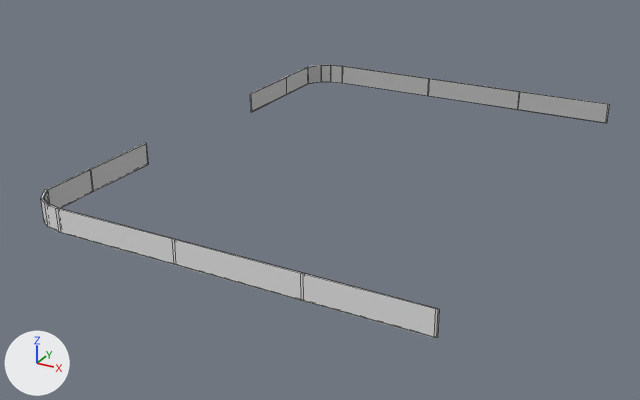
A saved change to the Blender file Assets/Models/publicity_boards.blend.
Rendered twice from a 50 mm camera at (40.5, -45.9, 19.9) aimed at (16.3, -2.0, -2.0). Every picture has the same lights, and +X, +Y and +Z are marked at lower left. Mesh edges are drawn as thin lines.
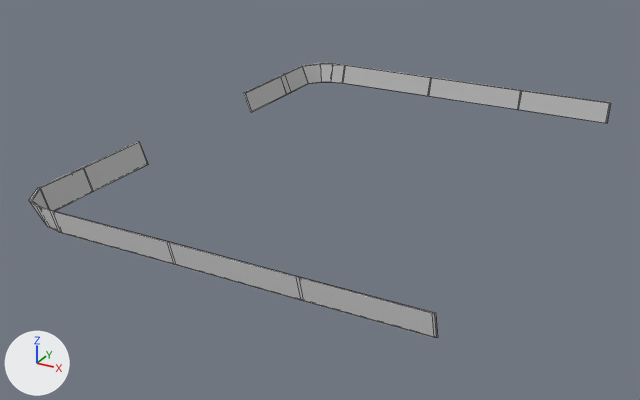
What changed in the scene script:
```text
Change me_plane_000:
    where me_plane_000.from_pydata(...)  # 72 vertices, 68 faces; spans x -7.3..0.0, y -1.0..1.0, z -31.8..0.1
    used by ob_plane_001; location = (29.51, -15.83, 0.49); rotation_euler = (1.571, 0.0, 0.0), in degrees (90, 0, 0); scale = (3.2, 0.689, 1.0)
    me_plane_000 part 1: all 6 vertices in x -7.3, y 1.0, z -30.2..-21.8 are moved by (-0.2, 0.0, 0.0)
    me_plane_000 part 2: all 6 vertices in x -7.3, y 1.0, z -9.9..-1.5 are moved by (-0.2, 0.0, 0.0)
    me_plane_000 part 3: all 2 vertices in x -7.1, y 1.0, z -0.6..-0.5 are moved by (-0.1, 0.0, 0.5)
    me_plane_000 part 4: all 8 vertices in x -6.6..0.0, y 1.0, z 0.0..0.1 are moved by (0.0, 0.0, 0.4)
    me_plane_000 part 5: all 2 vertices in x -6.9, y 1.0, z -0.2..-0.1 are moved by (0.0, 0.0, 0.5)
Change me_plane_001:
    where me_plane_001.from_pydata(...)  # 36 vertices, 16 faces; spans x -7.3..0.0, y -1.0..1.0, z -31.7..0.0
    used by ob_plane; location = (29.61, -15.83, 0.49); rotation_euler = (1.571, 0.0, 0.0), in degrees (90, 0, 0); scale = (3.2, 0.689, 1.0)
    me_plane_001 part 6: all 3 vertices in x -7.3, y 1.0, z -30.1..-21.7 are moved by (-0.2, 0.0, 0.0)
    me_plane_001 part 7: the 1 vertex in x -7.1, y 1.0, z -31.1 is moved by (-0.1, -0.1, -0.5)
    me_plane_001 part 8: the 1 vertex in x -6.9, y 1.0, z -31.5 is moved by (0.0, -0.1, -0.5)
    me_plane_001 part 9: all 4 vertices in x -6.6..0.0, y 1.0, z -31.7 are moved by (0.0, 0.0, -0.4)
    me_plane_001 part 10: all 3 vertices in x -7.3, y 1.0, z -9.9..-1.6 are moved by (-0.2, 0.0, 0.0)
    me_plane_001 part 11: the 1 vertex in x -7.1, y 1.0, z -0.6 is moved by (-0.1, -0.1, 0.5)
    me_plane_001 part 12: all 4 vertices in x -6.6..0.0, y 1.0, z 0.0 are moved by (0.0, 0.0, 0.4)
```

What differs and where, as boxes [x1, y1, x2, y2] in the pictures (640 x 400 px; the box of a moved part takes in the faces that stretch with it):
'Plane.001', reshaped: before [41, 65, 605, 338]; after [29, 63, 609, 338]
'Plane', reshaped: before [44, 65, 610, 338]; after [33, 64, 611, 338]
part 1 of me_plane_000, moved or reshaped: before [250, 67, 308, 112]; after [244, 66, 302, 112]
part 2 of me_plane_000, moved or reshaped: before [46, 143, 146, 191]; after [38, 142, 138, 188]
part 3 of me_plane_000, moved or reshaped: before [41, 190, 47, 199]; after [29, 188, 40, 202]
part 4 of me_plane_000, moved or reshaped: before [56, 209, 438, 338]; after [50, 211, 437, 338]
part 5 of me_plane_000, moved or reshaped: before [41, 198, 59, 232]; after [29, 200, 59, 232]
part 6 of me_plane_001, moved or reshaped: before [251, 68, 308, 112]; after [245, 67, 308, 112]
part 7 of me_plane_001, moved or reshaped: before [308, 66, 321, 84]; after [302, 64, 321, 84]
part 8 of me_plane_001, moved or reshaped: before [321, 65, 343, 83]; after [320, 64, 345, 83]
part 9 of me_plane_001, moved or reshaped: before [343, 67, 610, 123]; after [343, 66, 611, 123]
part 10 of me_plane_001, moved or reshaped: before [48, 143, 149, 208]; after [41, 142, 148, 211]
part 11 of me_plane_001, moved or reshaped: before [44, 191, 50, 204]; after [33, 188, 50, 210]
part 12 of me_plane_001, moved or reshaped: before [59, 208, 440, 338]; after [54, 211, 438, 338]
